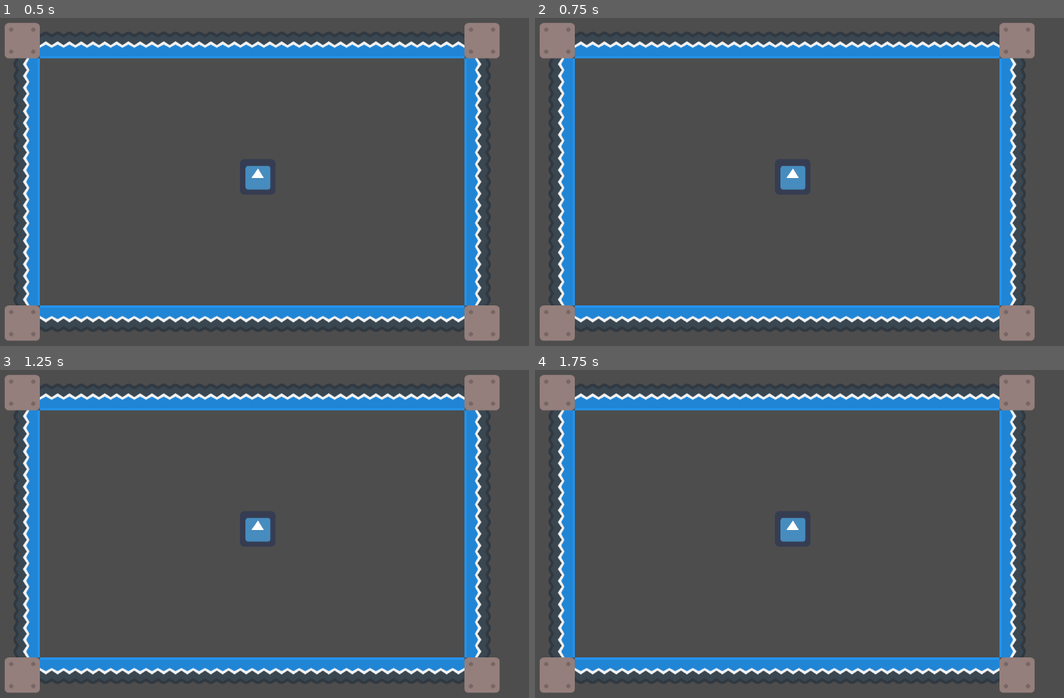
Above: before the commit, frames 1-4 (two rows, left to right).
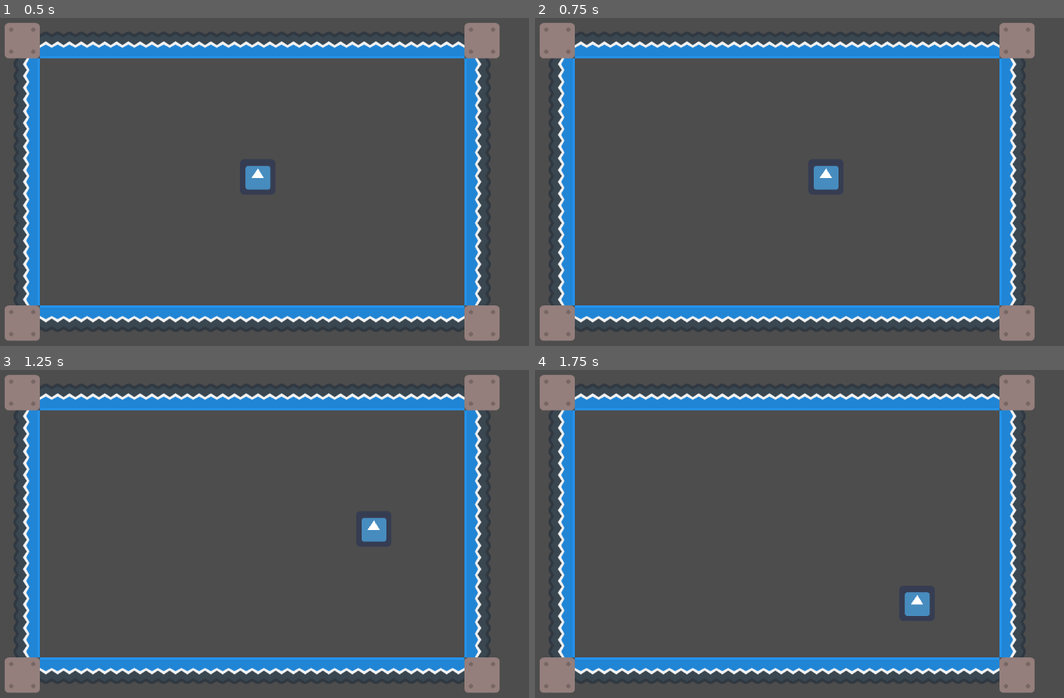
Above: after the commit, the same moments.

Repository: FailureUsername/GODOT-TD1
Game: Godot game, scene res://main_game.tscn
The game is run twice, just before and just after one commit, with the same random seed, the same clock (stepped at 60 frames per second) and the same inputs. Before the commit the project has no main scene; this scene is started directly in both runs. The engine's default icon, where the game draws it, is replaced by a stand-in: a white triangle on a blue panel in a dark square.
Inputs:
- Up to frame 1 (0.5 s): no input
- Up to frame 2 (0.75 s): tap Enter at 0.5 s; hold Right (right, bound only after the commit) from 0.53 s (still down)
- Up to frame 3 (1.25 s): keep holding Right (right, bound only after the commit)
- Up to frame 4 (1.75 s): release Right (right, bound only after the commit) at 1.28 s; hold Down (down, bound only after the commit) from 1.28 s (still down)

Frame 1 is identical in both runs. In frame 2, 0.7% of the frame differs, in the area x 46-58%, y 45-53%; in frame 3, 0.7%; in frame 4, 0.7%, in the area x 46-75%, y 45-75%.

Commit message:
initial commit

Diff:
--- a/Project/project.godot
+++ b/Project/project.godot
@@ -10,11 +10,39 @@
 
 [application]
 
-config/name="Godot-TD1"
+config/name="Testing"
 config/description="Enter an interesting project description here!"
+run/main_scene="res://main_game.tscn"
 config/features=PackedStringArray("4.3")
 config/icon="res://icon.png"
 
 [dotnet]
 
-project/assembly_name="Godot-TD1"
+project/assembly_name="Testing"
+
+[input]
+
+left={
+"deadzone": 0.0,
+"events": [Object(InputEventKey,"resource_local_to_scene":false,"resource_name":"","device":-1,"window_id":0,"alt_pressed":false,"shift_pressed":false,"ctrl_pressed":false,"meta_pressed":false,"pressed":false,"keycode":0,"physical_keycode":4194319,"key_label":0,"unicode":0,"location":0,"echo":false,"script":null)
+, Object(InputEventKey,"resource_local_to_scene":false,"resource_name":"","device":-1,"window_id":0,"alt_pressed":false,"shift_pressed":false,"ctrl_pressed":false,"meta_pressed":false,"pressed":false,"keycode":0,"physical_keycode":65,"key_label":0,"unicode":113,"location":0,"echo":false,"script":null)
+]
+}
+right={
+"deadzone": 0.0,
+"events": [Object(InputEventKey,"resource_local_to_scene":false,"resource_name":"","device":-1,"window_id":0,"alt_pressed":false,"shift_pressed":false,"ctrl_pressed":false,"meta_pressed":false,"pressed":false,"keycode":0,"physical_keycode":4194321,"key_label":0,"unicode":0,"location":0,"echo":false,"script":null)
+, Object(InputEventKey,"resource_local_to_scene":false,"resource_name":"","device":-1,"window_id":0,"alt_pressed":false,"shift_pressed":false,"ctrl_pressed":false,"meta_pressed":false,"pressed":false,"keycode":0,"physical_keycode":68,"key_label":0,"unicode":100,"location":0,"echo":false,"script":null)
+]
+}
+up={
+"deadzone": 0.0,
+"events": [Object(InputEventKey,"resource_local_to_scene":false,"resource_name":"","device":-1,"window_id":0,"alt_pressed":false,"shift_pressed":false,"ctrl_pressed":false,"meta_pressed":false,"pressed":false,"keycode":0,"physical_keycode":4194320,"key_label":0,"unicode":0,"location":0,"echo":false,"script":null)
+, Object(InputEventKey,"resource_local_to_scene":false,"resource_name":"","device":-1,"window_id":0,"alt_pressed":false,"shift_pressed":false,"ctrl_pressed":false,"meta_pressed":false,"pressed":false,"keycode":0,"physical_keycode":87,"key_label":0,"unicode":122,"location":0,"echo":false,"script":null)
+]
+}
+down={
+"deadzone": 0.0,
+"events": [Object(InputEventKey,"resource_local_to_scene":false,"resource_name":"","device":-1,"window_id":0,"alt_pressed":false,"shift_pressed":false,"ctrl_pressed":false,"meta_pressed":false,"pressed":false,"keycode":0,"physical_keycode":4194322,"key_label":0,"unicode":0,"location":0,"echo":false,"script":null)
+, Object(InputEventKey,"resource_local_to_scene":false,"resource_name":"","device":-1,"window_id":0,"alt_pressed":false,"shift_pressed":false,"ctrl_pressed":false,"meta_pressed":false,"pressed":false,"keycode":0,"physical_keycode":83,"key_label":0,"unicode":115,"location":0,"echo":false,"script":null)
+]
+}
